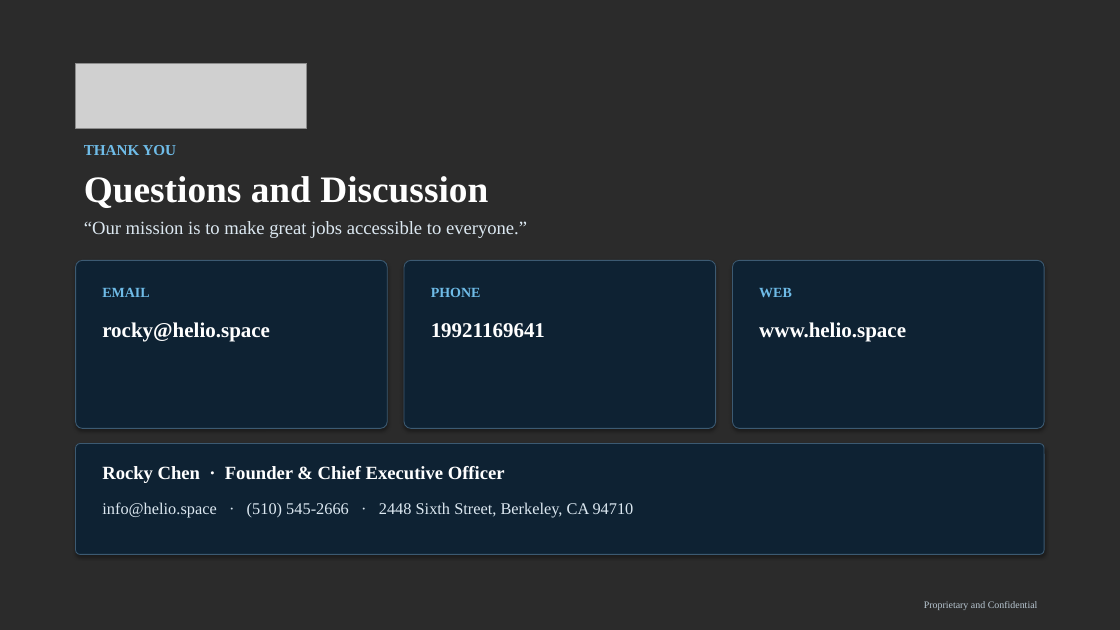
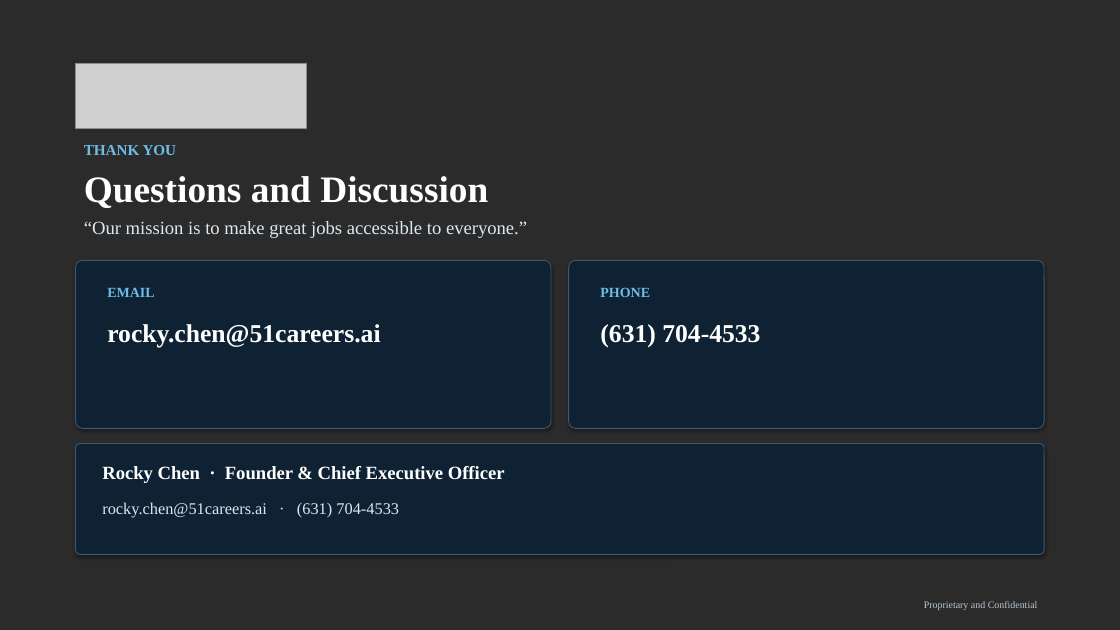
Before and after one commit to anthonyleedu/anthonyleedu, a slide deck: slide 29 of 51Careers_AI_Investor_Overview.pptx. Drawn at 1120x630 pixels with LibreOffice and Linux fonts; fonts in the diff are those of the drawing; grey boxes stand for pictures; background and template pictures are left out; a plain dark background stands for a picture behind light text. Boxes give left, top, right and bottom in pixels: in the first picture for what was removed or moved away, otherwise in the second. Text is boxed around its words. In the diff, an @@ line names an element or a change of style, - is before the commit and + after.

```diff
--- a/51Careers_AI_Investor_Overview.pptx
+++ b/51Careers_AI_Investor_Overview.pptx
@@ rounded rectangle: place and size @@
-rounded rectangle at bbox=[76, 260, 387, 429]
+rounded rectangle at bbox=[76, 260, 551, 429]
@@ rounded rectangle removed at bbox=[404, 260, 716, 429] @@
@@ rounded rectangle: place and size @@
-rounded rectangle at bbox=[733, 260, 1044, 429]
+rounded rectangle at bbox=[569, 260, 1044, 429]
@@ text "EMAIL": place and size @@
-text "EMAIL" at bbox=[102, 287, 149, 297]
+text "EMAIL" at bbox=[107, 287, 154, 297]
@@ text "PHONE": place and size @@
-text "PHONE" at bbox=[431, 287, 481, 297]
+text "PHONE" at bbox=[600, 287, 650, 297]
@@ text removed at bbox=[759, 288, 792, 297] @@
-WEB
@@ text removed at bbox=[102, 322, 270, 342] @@
-rocky@helio.space
@@ text added at bbox=[107, 324, 380, 347], 22 pt, text #FFFFFF, bold @@
+rocky.chen@51careers.ai
@@ text removed at bbox=[431, 323, 545, 338] @@
-19921169641
@@ text added at bbox=[600, 324, 760, 347], 22 pt, text #FFFFFF, bold @@
+(631) 704-4533
@@ text removed at bbox=[759, 322, 906, 342] @@
-www.helio.space
@@ text at bbox=[102, 502, 399, 518]: text changed @@
-info@helio.space · (510) 545-2666 · 2448 Sixth Street, Berkeley, CA 94710
+rocky.chen@51careers.ai · (631) 704-4533
```
Also in this commit, not shown: 1 other file.
